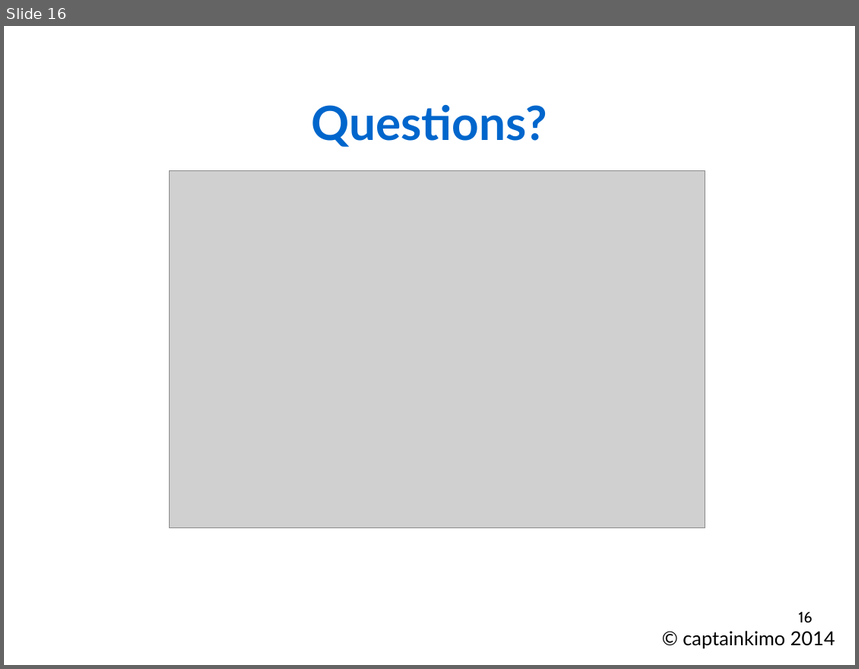
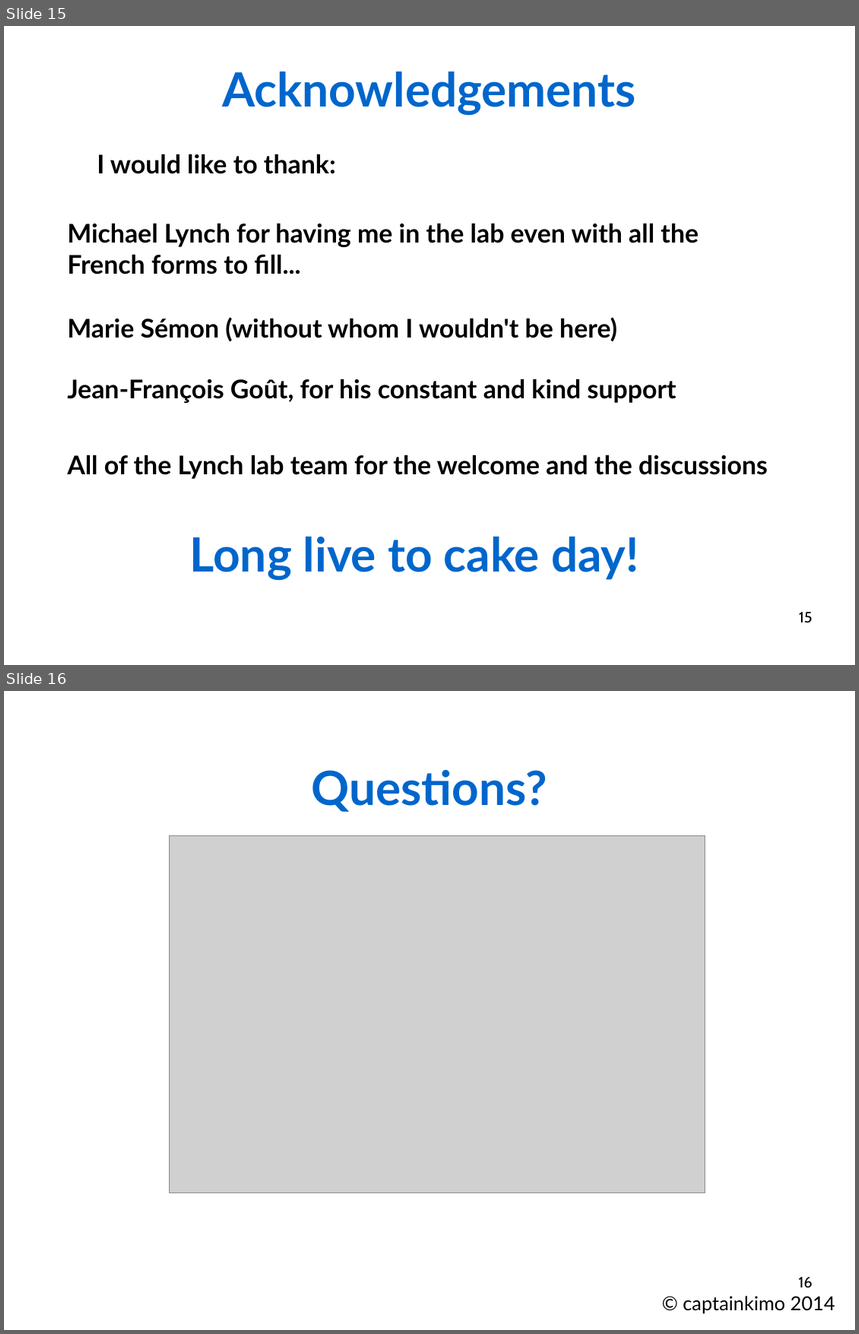
Before and after one commit to Rekyt/lynchlabpresentation2014, a slide deck: LabMeetingPresentation.odp. Shown one above the other, each under a label of ours: slide 16 before the commit, slides 15 and 16 after it. The pictures are 859x669 and 859x1334 pixels, drawn with LibreOffice and Linux fonts; fonts in the diff are those of the drawing; grey boxes stand for pictures. Boxes give left, top, right and bottom in pixels: in the first picture for what was removed or moved away, otherwise in the second. Text is boxed around its words. In the diff, an @@ line names an element or a change of style, - is before the commit and + after.

```diff
--- a/LabMeetingPresentation.odp
+++ b/LabMeetingPresentation.odp
@@ slide 15 added at (x1=4, y1=26, x2=855, y2=665), background #FFFFFF @@
@@ text added at (x1=222, y1=72, x2=636, y2=116), 44 pt, text #0066CC, bold @@
+Acknowledgements
@@ text added at (x1=97, y1=154, x2=336, y2=174), 24 pt, text #000000, bold @@
+I would like to thank:
@@ text added at (x1=67, y1=223, x2=699, y2=275), 24 pt, text #000000, bold @@
+Michael Lynch for having me in the lab even with all the French forms to fill...
@@ text added at (x1=67, y1=317, x2=617, y2=341), 24 pt, text #000000, bold @@
+Marie Sémon (without whom I wouldn't be here)
@@ text added at (x1=67, y1=379, x2=677, y2=403), 24 pt, text #000000, bold @@
+Jean-François Goût, for his constant and kind support
@@ text added at (x1=67, y1=455, x2=768, y2=479), 24 pt, text #000000, bold @@
+All of the Lynch lab team for the welcome and the discussions
@@ text added at (x1=190, y1=537, x2=639, y2=581), 44 pt, text #0066CC, bold @@
+Long live to cake day!
@@ page number added at (x1=799, y1=612, x2=813, y2=623), 14 pt, text #000000 @@
+15
```
Also in this commit, not shown: 2 slides changed, 3 other slides added, 4 slides removed.
